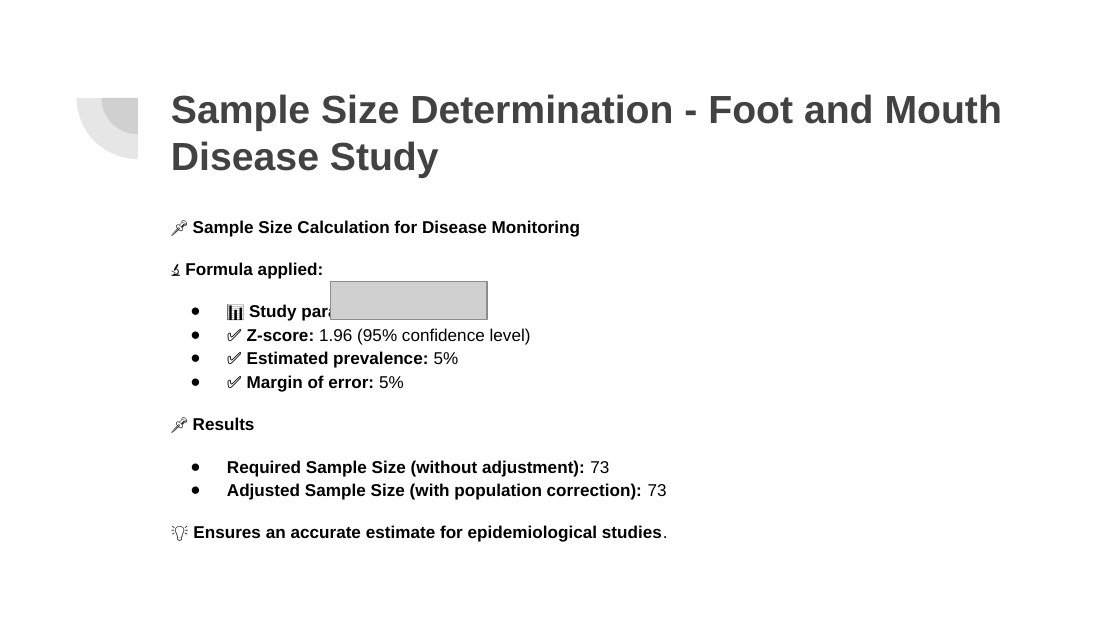
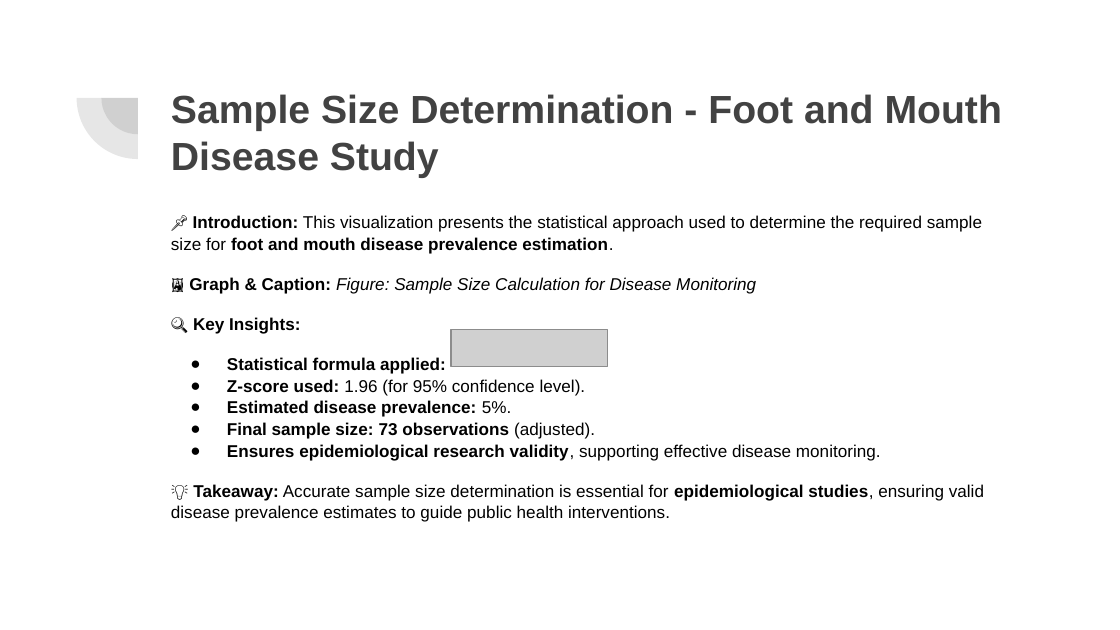
Before and after one commit to gabrielarcangelbol/biodiversity-in-national-parks, a slide deck: slide 10 of Exploring Biodiversity & Conservation in National Parks.pptx. Drawn at 1120x630 pixels with LibreOffice and Linux fonts; fonts in the diff are those of the drawing; grey boxes stand for pictures. Boxes give left, top, right and bottom in pixels: in the first picture for what was removed or moved away, otherwise in the second. Text is boxed around its words. In the diff, an @@ line names an element or a change of style, - is before the commit and + after.

```diff
--- a/Exploring Biodiversity & Conservation in National Parks.pptx
+++ b/Exploring Biodiversity & Conservation in National Parks.pptx
@@ text at (171,215,984,522): text changed; bold off @@
-📌 Sample Size Calculation for Disease Monitoring
-🔬 Formula applied:
-● 📊 Study parameters:
-● ✅ Z-score: 1.96 (95% confidence level)
-● ✅ Estimated prevalence: 5%
-● ✅ Margin of error: 5%
-📌 Results
-● Required Sample Size (without adjustment): 73
-● Adjusted Sample Size (with population correction): 73
-💡 Ensures an accurate estimate for epidemiological studies.
+📌 Introduction: This visualization presents the statistical approach used to determine the required sample size for foot and mouth disease prevalence estimation.
+🖼 Graph & Caption: Figure: Sample Size Calculation for Disease Monitoring
+🔍 Key Insights:
+● Statistical formula applied:
+● Z-score used: 1.96 (for 95% confidence level).
+● Estimated disease prevalence: 5%.
+● Final sample size: 73 observations (adjusted).
+● Ensures epidemiological research validity, supporting effective disease monitoring.
+💡 Takeaway: Accurate sample size determination is essential for epidemiological studies, ensuring valid disease prevalence estimates to guide public health interventions.
@@ picture: place and size @@
-picture at (330,282,486,320)
+picture at (451,329,607,367)
```
Also in this commit, not shown: 8 other slides changed, 1 slide added, 1 slide removed.
